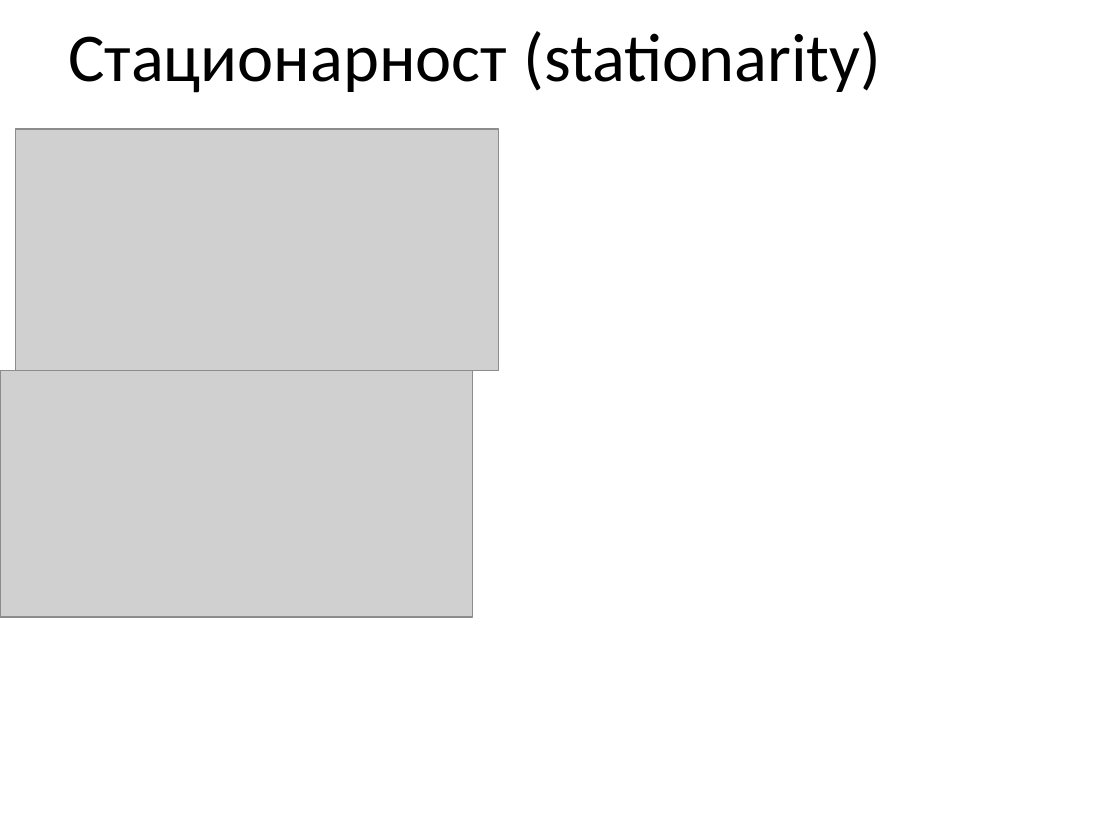
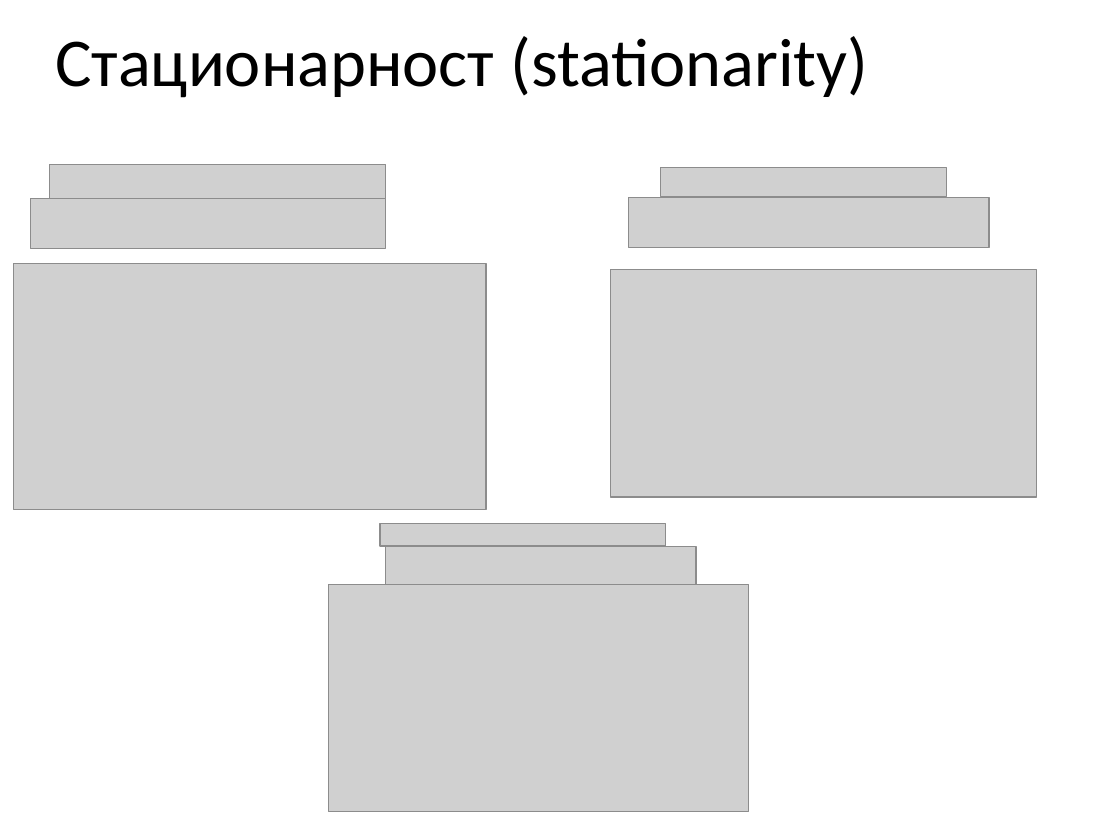
Before and after one commit to mic00s/Summer-School-2023, a slide deck: slide 6 of case.solution_2.pptx. Drawn at 1120x840 pixels with LibreOffice and Linux fonts; fonts in the diff are those of the drawing; grey boxes stand for pictures. Boxes give left, top, right and bottom in pixels: in the first picture for what was removed or moved away, otherwise in the second. Text is boxed around its words. In the diff, an @@ line names an element or a change of style, - is before the commit and + after.

```diff
--- a/case.solution_2.pptx
+++ b/case.solution_2.pptx
@@ title "Стационарност (stationarity)": place and size @@
-title "Стационарност (stationarity)" at [68, 31, 881, 93]
+title "Стационарност (stationarity)" at [55, 36, 869, 98]
@@ picture removed at [16, 129, 500, 371] @@
@@ picture added at [49, 165, 385, 205] @@
@@ picture added at [661, 168, 946, 197] @@
@@ picture added at [31, 198, 386, 249] @@
@@ picture added at [628, 197, 989, 248] @@
@@ picture: place and size @@
-picture at [0, 371, 473, 617]
+picture at [13, 263, 486, 510]
@@ picture added at [610, 270, 1036, 497] @@
@@ picture added at [380, 524, 665, 547] @@
@@ picture added at [385, 547, 696, 589] @@
@@ picture added at [329, 585, 749, 812] @@
```
Also in this commit, not shown: 5 other slides changed, 5 slides added, 3 slides removed.
